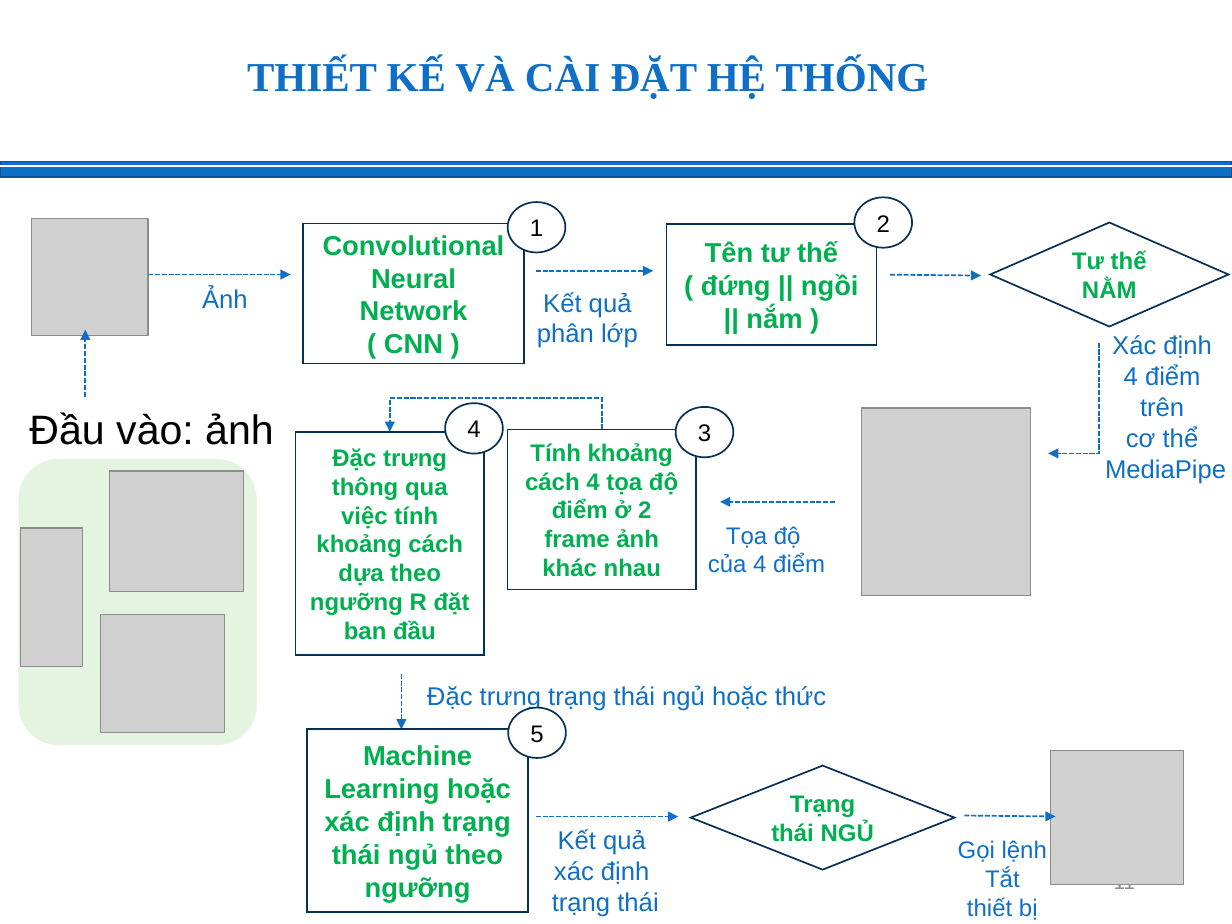
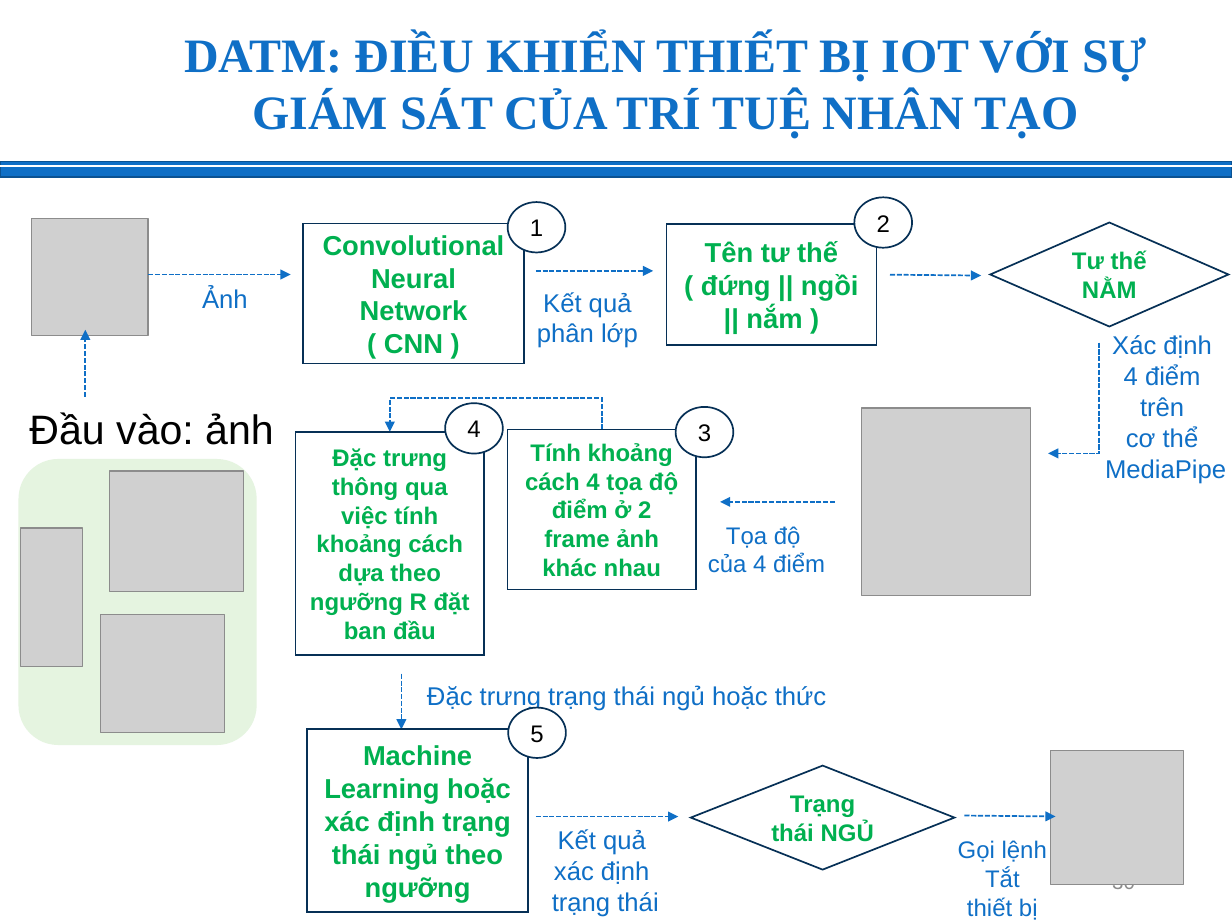
Before and after one commit to tmdat17/DATM_Predict_Person_Sleep_App, a slide deck: slide 30 of DATM.pptx (slide 11 before the commit). Drawn at 1232x924 pixels with LibreOffice and Linux fonts; fonts in the diff are those of the drawing; grey boxes stand for pictures; background and template pictures are left out. Boxes give left, top, right and bottom in pixels: in the first picture for what was removed or moved away, otherwise in the second. Text is boxed around its words. In the diff, an @@ line names an element or a change of style, - is before the commit and + after.

```diff
--- a/DATM.pptx
+++ b/DATM.pptx
@@ text added at <box>184,35,1147,139</box>, 28 pt, text #0F6FC6, bold @@
+DATM: ĐIỀU KHIỂN THIẾT BỊ IOT VỚI SỰ
+GIÁM SÁT CỦA TRÍ TUỆ NHÂN TẠO
@@ text removed at <box>247,58,929,98</box> @@
-THIẾT KẾ VÀ CÀI ĐẶT HỆ THỐNG
@@ page number at <box>1112,884,1135,894</box>: text changed @@
-11
+30
```
Also in this commit, not shown: 24 other slides changed, 3 slides added, 1 other file.
